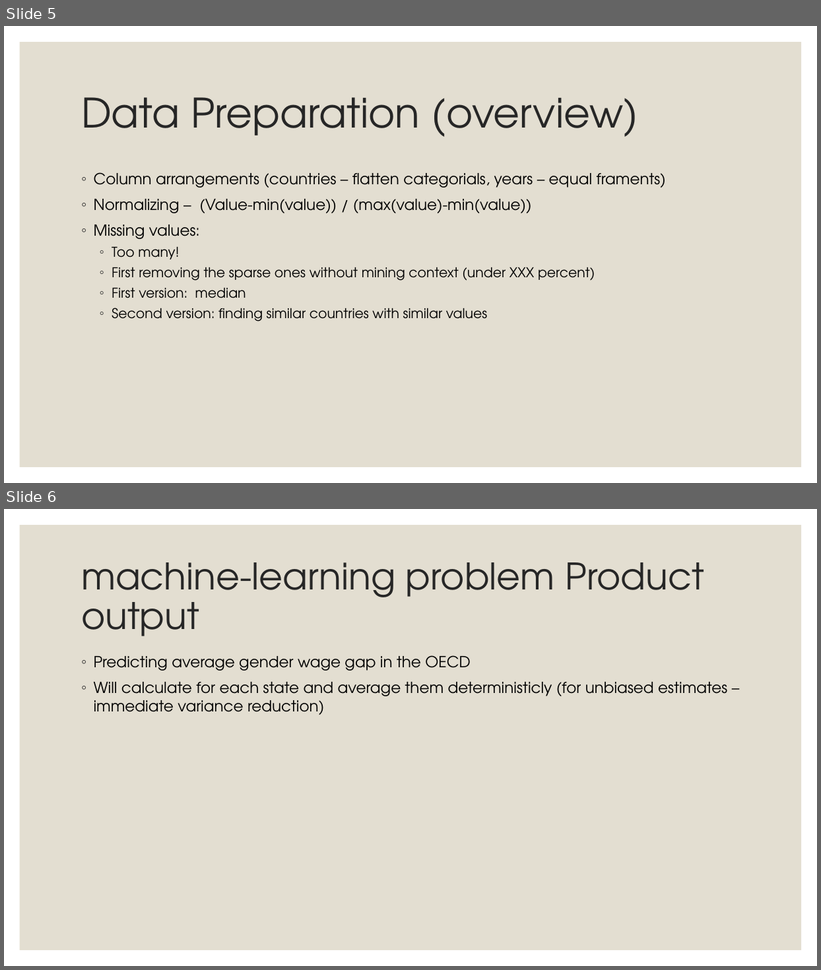
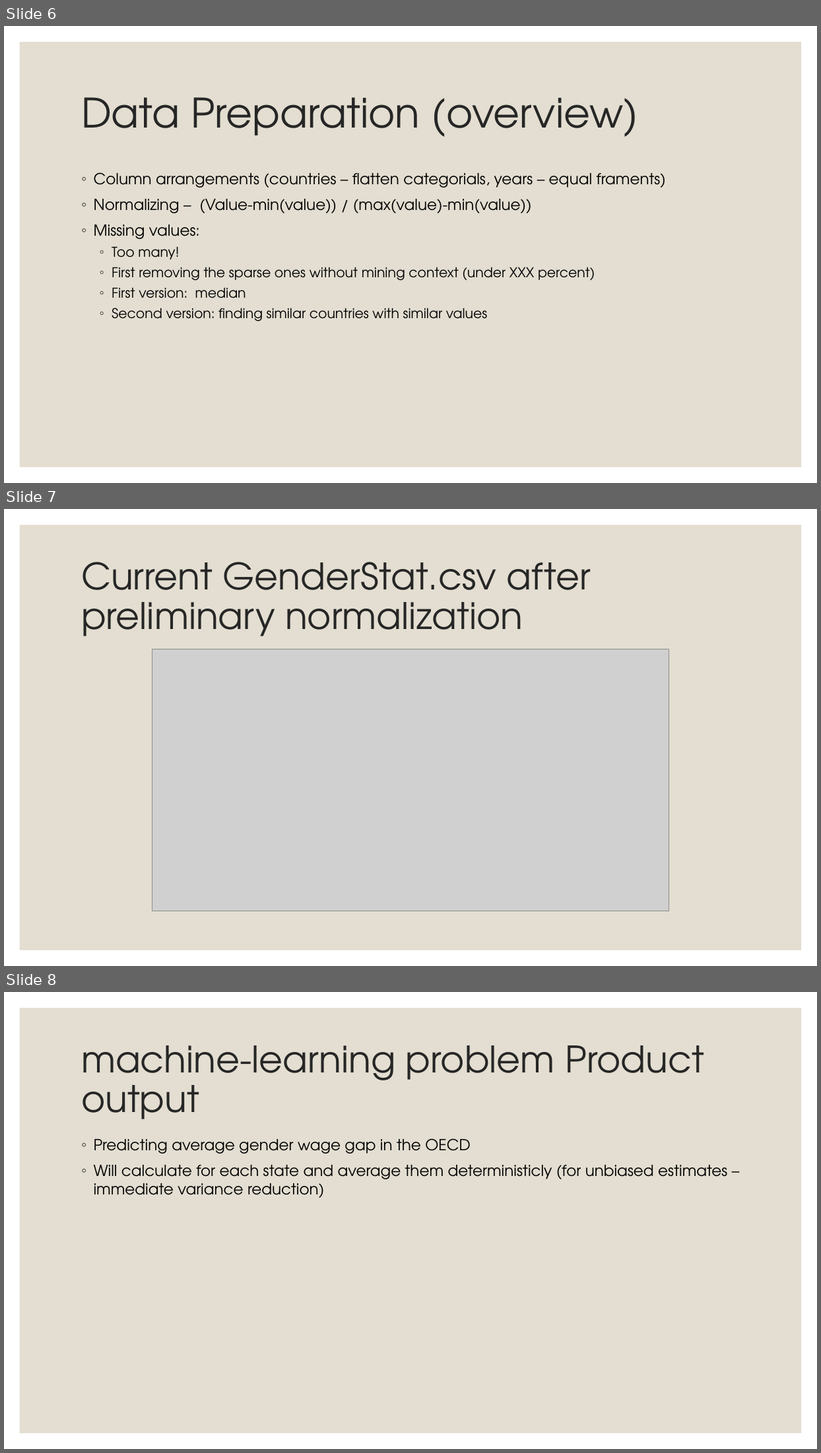
Before and after one commit to EylonSaadon/DataScienceWorkShop, a slide deck: Sallary gap predictionfrom Project Demo.pptx. Shown one above the other, each under a label of ours: slides 5 and 6 before the commit, slides 6, 7 and 8 after it. The pictures are 821x970 and 821x1453 pixels, drawn with LibreOffice and Linux fonts; fonts in the diff are those of the drawing; grey boxes stand for pictures. Boxes give left, top, right and bottom in pixels: in the first picture for what was removed or moved away, otherwise in the second. Text is boxed around its words. In the diff, an @@ line names an element or a change of style, - is before the commit and + after.

```diff
--- a/Sallary gap predictionfrom Project Demo.pptx
+++ b/Sallary gap predictionfrom Project Demo.pptx
@@ slide 7 added at [4,509,817,966], background #FFFFFF; not listed: 1 template element that a slide beside it also shows @@
@@ title added at [81,562,591,636], 43.2 pt, text #262626 @@
+Current GenderStat.csv after preliminary normalization
@@ picture added at [152,650,669,912] @@
@@ what was slide 5 is now slide 6 @@
@@ what was slide 6 is now slide 8 @@
```
Also in this commit, not shown: 1 slide changed, 1 other slide added.
